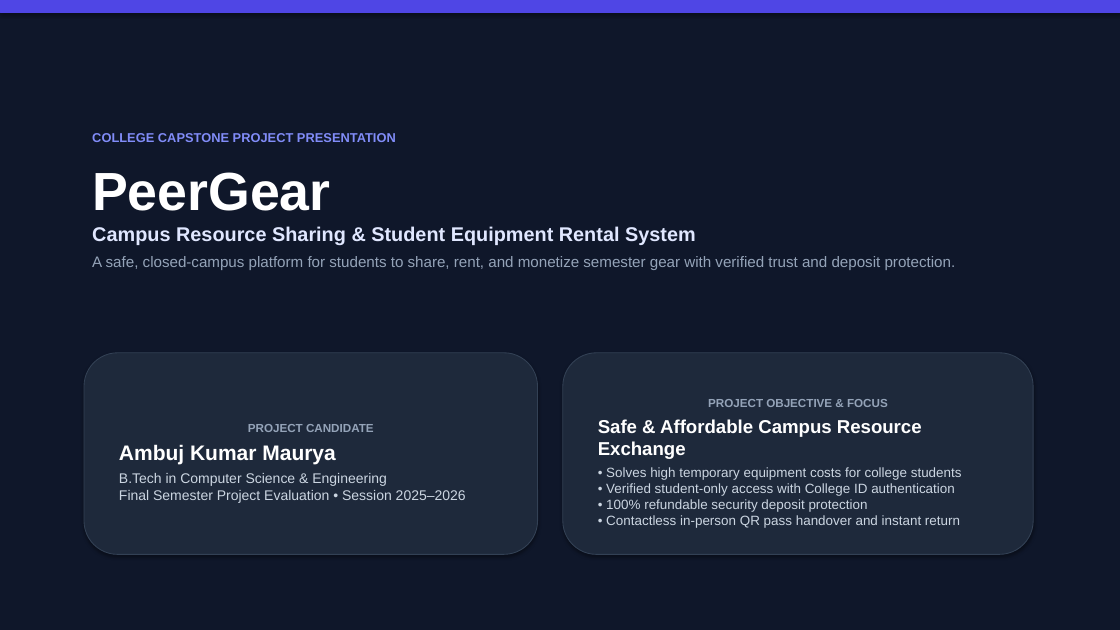
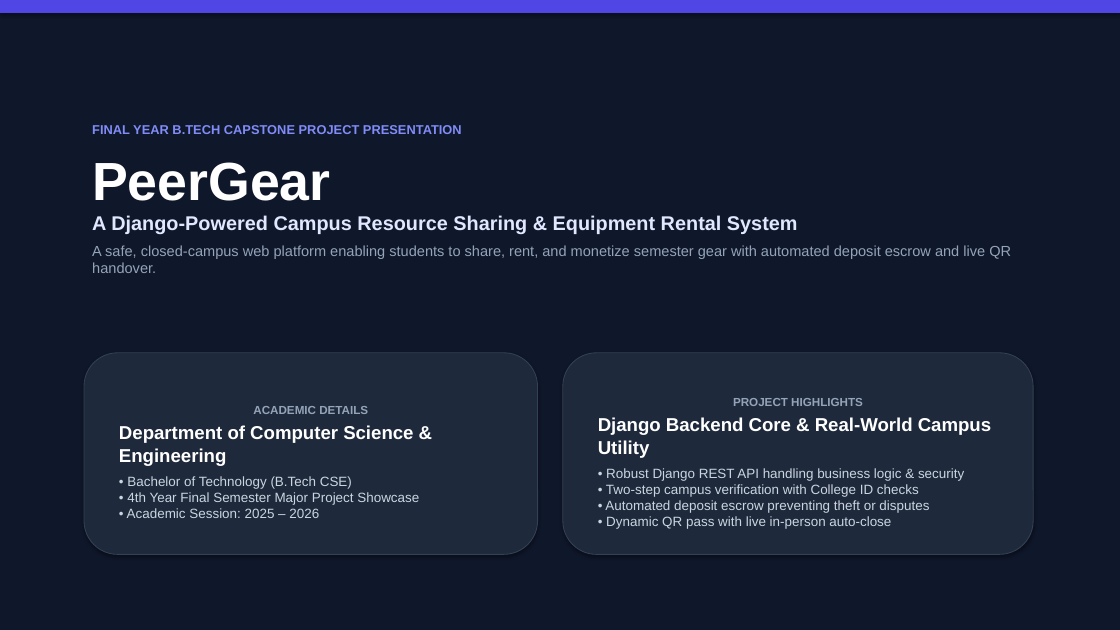
Before and after one commit to 21ambuj/PeerGear, a slide deck: slide 1 of PeerGear_Presentation.pptx. Drawn at 1120x630 pixels with LibreOffice and Linux fonts; fonts in the diff are those of the drawing. Boxes give left, top, right and bottom in pixels: in the first picture for what was removed or moved away, otherwise in the second. Text is boxed around its words. In the diff, an @@ line names an element or a change of style, - is before the commit and + after.

Commit message:
Update presentation: 4th-year CSE capstone format, Django priority, zero names, zero code

```diff
--- a/PeerGear_Presentation.pptx
+++ b/PeerGear_Presentation.pptx
@@ text "FINAL YEAR B.TECH CAPSTONE PROJECT ...": place and size @@
-text "FINAL YEAR B.TECH CAPSTONE PROJECT ..." at (92,133,956,270)
+text "FINAL YEAR B.TECH CAPSTONE PROJECT ..." at (92,125,1011,273)
@@ text at (92,125,462,134): text changed @@
-COLLEGE CAPSTONE PROJECT PRESENTATION
+FINAL YEAR B.TECH CAPSTONE PROJECT PRESENTATION
@@ text at (92,215,1011,273): text changed; size 13 to 12.5 pt @@
-Campus Resource Sharing & Student Equipment Rental System
-A safe, closed-campus platform for students to share, rent, and monetize semester gear with verified trust and deposit protection.
+A Django-Powered Campus Resource Sharing & Equipment Rental System
+A safe, closed-campus web platform enabling students to share, rent, and monetize semester gear with automated deposit escrow and live QR handover.
@@ text in rounded rectangle at (119,406,419,518): text changed; size 12 to 11.5 pt @@
-PROJECT CANDIDATE
-Ambuj Kumar Maurya
-B.Tech in Computer Science & Engineering
-Final Semester Project Evaluation • Session 2025–2026
+ACADEMIC DETAILS
+Department of Computer Science & Engineering
+• Bachelor of Technology (B.Tech CSE)
+• 4th Year Final Semester Major Project Showcase
+• Academic Session: 2025 – 2026
@@ text in rounded rectangle at (598,398,991,529): text changed @@
-PROJECT OBJECTIVE & FOCUS
-Safe & Affordable Campus Resource Exchange
-• Solves high temporary equipment costs for college students
-• Verified student-only access with College ID authentication
-• 100% refundable security deposit protection
-• Contactless in-person QR pass handover and instant return
+PROJECT HIGHLIGHTS
+Django Backend Core & Real-World Campus Utility
+• Robust Django REST API handling business logic & security
+• Two-step campus verification with College ID checks
+• Automated deposit escrow preventing theft or disputes
+• Dynamic QR pass with live in-person auto-close
```
Also in this commit, not shown: 6 other slides changed, 2 slides added, 2 slides removed, 1 other file.
